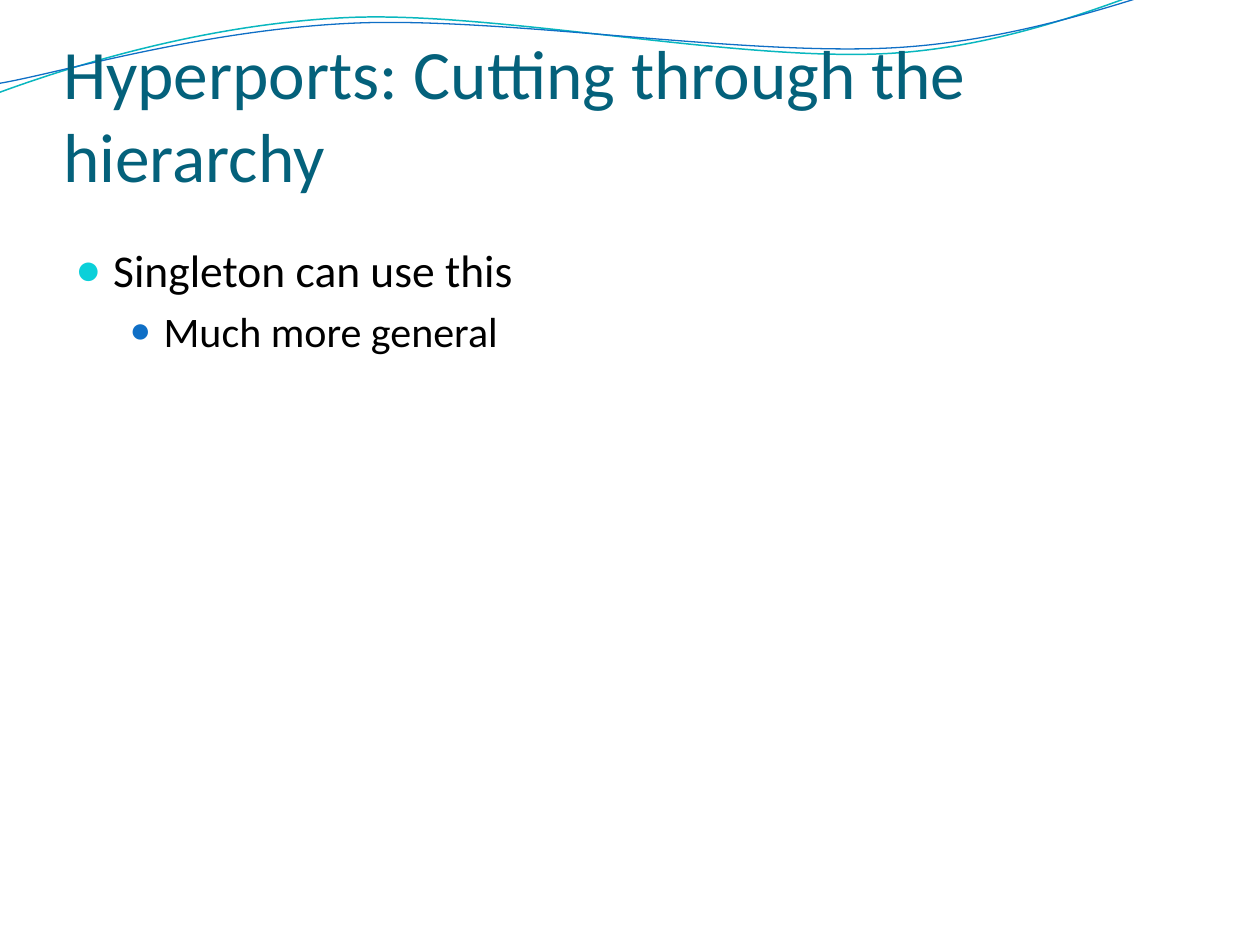
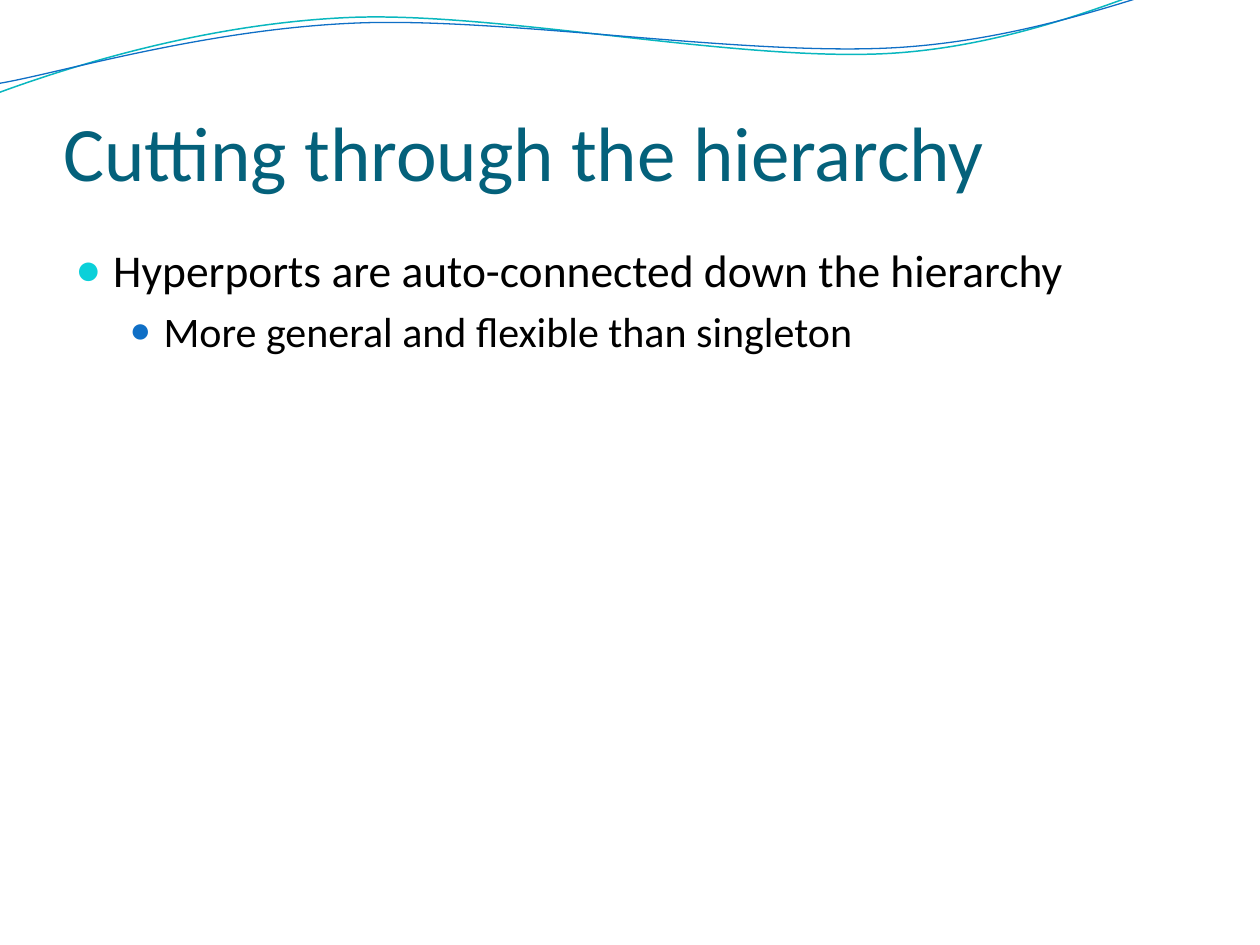
Before and after one commit to Intrinsarc/intrinsarc-evolve, a slide deck: slide 10 of Academic Work/presentations/prague/Evolve - Advanced.pptx (slide 7 before the commit). Drawn at 1260x945 pixels with LibreOffice and Linux fonts; fonts in the diff are those of the drawing; background and template pictures are left out. Boxes give left, top, right and bottom in pixels: in the first picture for what was removed or moved away, otherwise in the second. Text is boxed around its words. In the diff, an @@ line names an element or a change of style, - is before the commit and + after.

```diff
--- a/Academic Work/presentations/prague/Evolve - Advanced.pptx
+++ b/Academic Work/presentations/prague/Evolve - Advanced.pptx
@@ title at <box>63,127,984,195</box>: text changed; size 39.6 to 44 pt @@
-Hyperports: Cutting through the hierarchy
+Cutting through the hierarchy
@@ text at <box>113,255,1062,355</box>: text changed @@
-● Singleton can use this
-  ● Much more general
+● Hyperports are auto-connected down the hierarchy
+  ● More general and flexible than singleton
```
Also in this commit, not shown: 5 other slides changed, 4 slides added, 2 slides removed, 1 other file.
